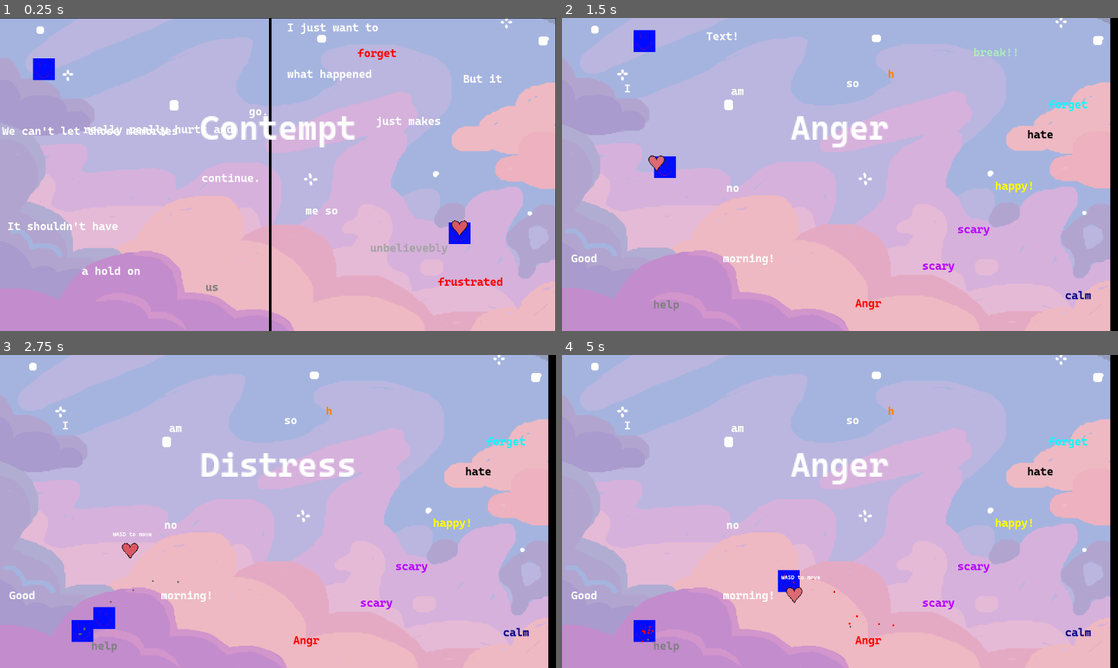
Above: before the commit, frames 1-4 (two rows, left to right).
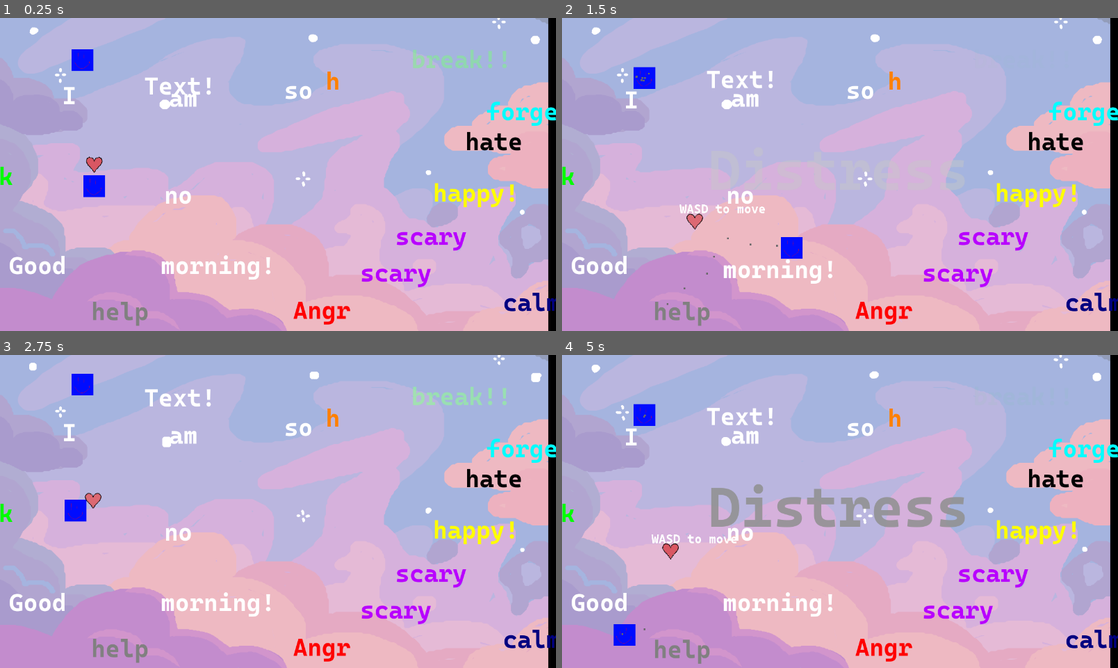
Above: after the commit, the same moments.

Repository: NitroGuy10/Chillennium2023
Game: Godot game, scene res://assets/Objects/Game.tscn
Two runs of this game, one before a commit and one after it. Both use one fixed random seed, a clock stepped at 60 frames per second and the inputs below.
Inputs:
- Up to frame 1 (0.25 s): no input
- Up to frame 2 (1.5 s): hold Right (ui_right) from 0.53 s (still down); tap Shift (dash) at 0.6, 1.35 s; tap Up (ui_up) at 0.77 s
- Up to frame 3 (2.75 s): tap Up (ui_up) at 1.52 s; release Right (ui_right) at 2.03 s; hold Left (ui_left) from 2.03 s (still down); tap Shift (dash) at 2.1 s
- Up to frame 4 (5 s): release Left (ui_left) at 2.78 s; hold Right (ui_right) 2.78-4.28 s; tap Shift (dash) at 2.85, 3.6, 4.35 s; tap Up (ui_up) at 3.02, 3.77, 4.52 s; hold Left (ui_left) from 4.28 s (still down)

The runs differ from the first frame. In frame 1, 15% of the frame differs, in the area x 0-100%, y 0-100%; in frame 2, 7.1%; in frame 3, 7.3%; in frame 4, 9.4%.

Commit message:
Emotion flyup text

Diff:
--- a/assets/Levels/Test_Level.tscn
+++ b/assets/Levels/Test_Level.tscn
@@ -19,7 +19,7 @@
 script = ExtResource( 6 )
 
 [node name="Background" parent="." instance=ExtResource( 3 )]
-frame = 0
+frame = 3
 
 [node name="WordPlatformInteractable" parent="." instance=ExtResource( 4 )]
 position = Vector2( 147, 186 )
--- a/assets/Objects/EmotionFlyup.gd
+++ b/assets/Objects/EmotionFlyup.gd
@@ -7,16 +7,16 @@
 # var b = "text"
 
 var EMOTIONS = {
-	"none": { "color": Color(1, 1, 1), "text": "" },
-	"happiness": { "color": Color(1, 1, 0), "text": "Joy" },
-	"fear": { "color": Color(0.72, 0, 1), "text": "Fear" },
-	"anger": { "color": Color(1, 0, 0), "text": "Anger" },
-	"disgust": { "color": Color(0, 1, 0), "text": "Disgust" },
-	"contempt": { "color": Color(0, 0, 0), "text": "Contempt" },
-	"guilt": { "color": Color(0, 1, 1), "text": "Guilt" },
-	"distress": { "color": Color(0.5, 0.5, 0.5), "text": "Distress" },
-	"peace": { "color": Color(0, 0, 0.5), "text": "Peace" },
-	"hope": { "color": Color(1, 0.5, 0), "text": "Hope" }
+	"none": { "color": Color(1, 1, 1, 1), "text": "" },
+	"happiness": { "color": Color(1, 1, 0, 1), "text": "Joy" },
+	"fear": { "color": Color(0.72, 0, 1, 1), "text": "Fear" },
+	"anger": { "color": Color(1, 0, 0, 1), "text": "Anger" },
+	"disgust": { "color": Color(0, 1, 0, 1), "text": "Disgust" },
+	"contempt": { "color": Color(0, 0, 0, 1), "text": "Contempt" },
+	"guilt": { "color": Color(0, 1, 1, 1), "text": "Guilt" },
+	"distress": { "color": Color(0.5, 0.5, 0.5, 1), "text": "Distress" },
+	"peace": { "color": Color(0, 0, 0.5, 1), "text": "Peace" },
+	"hope": { "color": Color(1, 0.5, 0, 1), "text": "Hope" }
 }
 
 var lastEmotion = "none"
@@ -31,3 +31,7 @@
 	if player_vars.currentEmotion != lastEmotion:
 		var emotion = EMOTIONS[player_vars.currentEmotion]
 		$WordPlatformText/RichTextLabel.bbcode_text = "[center]" + emotion.text + "[/center]"
+		$WordPlatformText/RichTextLabel.set("custom_colors/default_color", emotion.color)
+		lastEmotion = player_vars.currentEmotion
+
+	$WordPlatformText/RichTextLabel.set("custom_colors/default_color", lerp($WordPlatformText/RichTextLabel.get("custom_colors/default_color"), Color(1, 1, 1, 0), 0.9 * delta))
--- a/assets/Objects/EmotionFlyup.tscn
+++ b/assets/Objects/EmotionFlyup.tscn
@@ -1,21 +1,27 @@
-[gd_scene load_steps=3 format=2]
+[gd_scene load_steps=5 format=2]
 
 [ext_resource path="res://assets/Objects/WordPlatformText.tscn" type="PackedScene" id=1]
 [ext_resource path="res://assets/Objects/EmotionFlyup.gd" type="Script" id=2]
+[ext_resource path="res://assets/Fonts/CascadiaMono-Bold.ttf" type="DynamicFontData" id=3]
+
+[sub_resource type="DynamicFont" id=1]
+size = 128
+font_data = ExtResource( 3 )
 
 [node name="EmotionFlyup" type="Node2D"]
 script = ExtResource( 2 )
 
 [node name="WordPlatformText" parent="." instance=ExtResource( 1 )]
-scale = Vector2( 3, 3 )
 
 [node name="RichTextLabel" parent="WordPlatformText" index="0"]
-margin_left = -232.0
-margin_top = -37.0
-margin_right = 240.0
-margin_bottom = 188.0
+margin_left = -390.0
+margin_top = -40.0
+margin_right = 406.0
+margin_bottom = 266.0
+custom_colors/default_color = Color( 1, 1, 1, 1 )
+custom_fonts/normal_font = SubResource( 1 )
 bbcode_enabled = true
-bbcode_text = "[center]Contempt[/center]"
-text = "Contempt"
+bbcode_text = "[center][/center]"
+text = ""
 
 [editable path="WordPlatformText"]
--- a/assets/Objects/Game.tscn
+++ b/assets/Objects/Game.tscn
@@ -1,6 +1,6 @@
 [gd_scene load_steps=9 format=2]
 
-[ext_resource path="res://assets/Levels/Level4.tscn" type="PackedScene" id=1]
+[ext_resource path="res://assets/Levels/Test_Level.tscn" type="PackedScene" id=1]
 [ext_resource path="res://assets/Music/cutesy.mp3" type="AudioStream" id=2]
 [ext_resource path="res://assets/Objects/Game.gd" type="Script" id=3]
 [ext_resource path="res://assets/Objects/Killbox.gd" type="Script" id=4]
@@ -20,7 +20,7 @@
 
 [node name="Level" type="Node2D" parent="."]
 
-[node name="Level2" parent="Level" instance=ExtResource( 1 )]
+[node name="Test_Level" parent="Level" instance=ExtResource( 1 )]
 
 [node name="AudioStreamPlayer" type="AudioStreamPlayer" parent="."]
 stream = ExtResource( 2 )
--- a/assets/Objects/Player.tscn
+++ b/assets/Objects/Player.tscn
@@ -316,7 +316,7 @@
 [node name="AnimatedSprite" type="AnimatedSprite" parent="Heart"]
 scale = Vector2( 0.5, 0.5 )
 frames = SubResource( 3 )
-frame = 53
+frame = 2
 playing = true
 
 [editable path="TutorialText"]
--- a/assets/Objects/WordPlatformText.tscn
+++ b/assets/Objects/WordPlatformText.tscn
@@ -3,7 +3,7 @@
 [ext_resource path="res://assets/Fonts/CascadiaMono-Bold.ttf" type="DynamicFontData" id=1]
 
 [sub_resource type="DynamicFont" id=1]
-size = 26
+size = 56
 extra_spacing_bottom = -26
 font_data = ExtResource( 1 )
 
